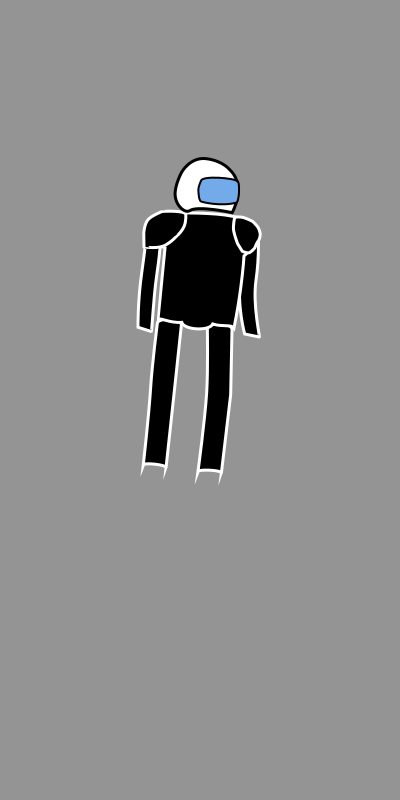
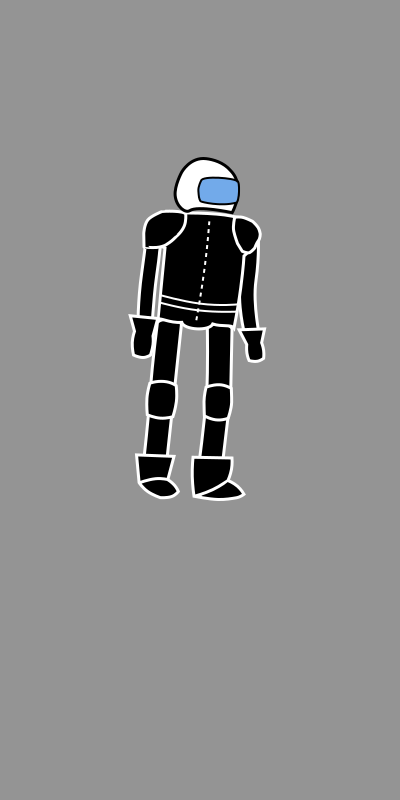
Layered file, before and after one edit (w=400, h=800). Changes by layer:
added group "left_glove" with 2 layers above "left_arm" over [128, 314, 160, 359]
added layer "left_glove_outline" in group "left_glove" over [128, 314, 160, 359]
added layer "left_glove_fill" in group "left_glove" over [131, 316, 157, 357]
added layer "torso_zipper" in group "torso" over [195, 221, 211, 321]
added layer "torso_pantline" in group "torso" over [161, 294, 237, 313]
added group "left_boot" with 2 layers above "left_knee_pad" over [134, 453, 180, 500]
added layer "left_boot_outline" in group "left_boot" over [134, 453, 180, 500]
added layer "left_boot_fill" in group "left_boot" over [137, 455, 178, 498]
added group "left_knee_pad" with 2 layers above "left_leg" over [145, 379, 179, 420]
added layer "left_knee_pad_outline" in group "left_knee_pad" over [145, 379, 179, 420]
added layer "left_knee_pad_fill" in group "left_knee_pad" over [147, 381, 177, 418]
added group "right_glove" with 2 layers above "right_arm" over [236, 327, 267, 363]
added layer "right_glove_outline" in group "right_glove" over [236, 327, 267, 363]
added layer "right_glove_fill" in group "right_glove" over [241, 329, 264, 361]
added group "right_boot" with 2 layers above "right_knee_pad" over [190, 455, 246, 501]
added layer "right_boot_outline" in group "right_boot" over [190, 455, 246, 501]
added layer "right_boot_fill" in group "right_boot" over [192, 457, 243, 500]
added group "right_knee_pad" with 2 layers above "right_leg" over [202, 383, 234, 422]
added layer "right_knee_pad_outline" in group "right_knee_pad" over [202, 383, 234, 422]
added layer "right_knee_pad_fill" in group "right_knee_pad" over [204, 385, 232, 420]
